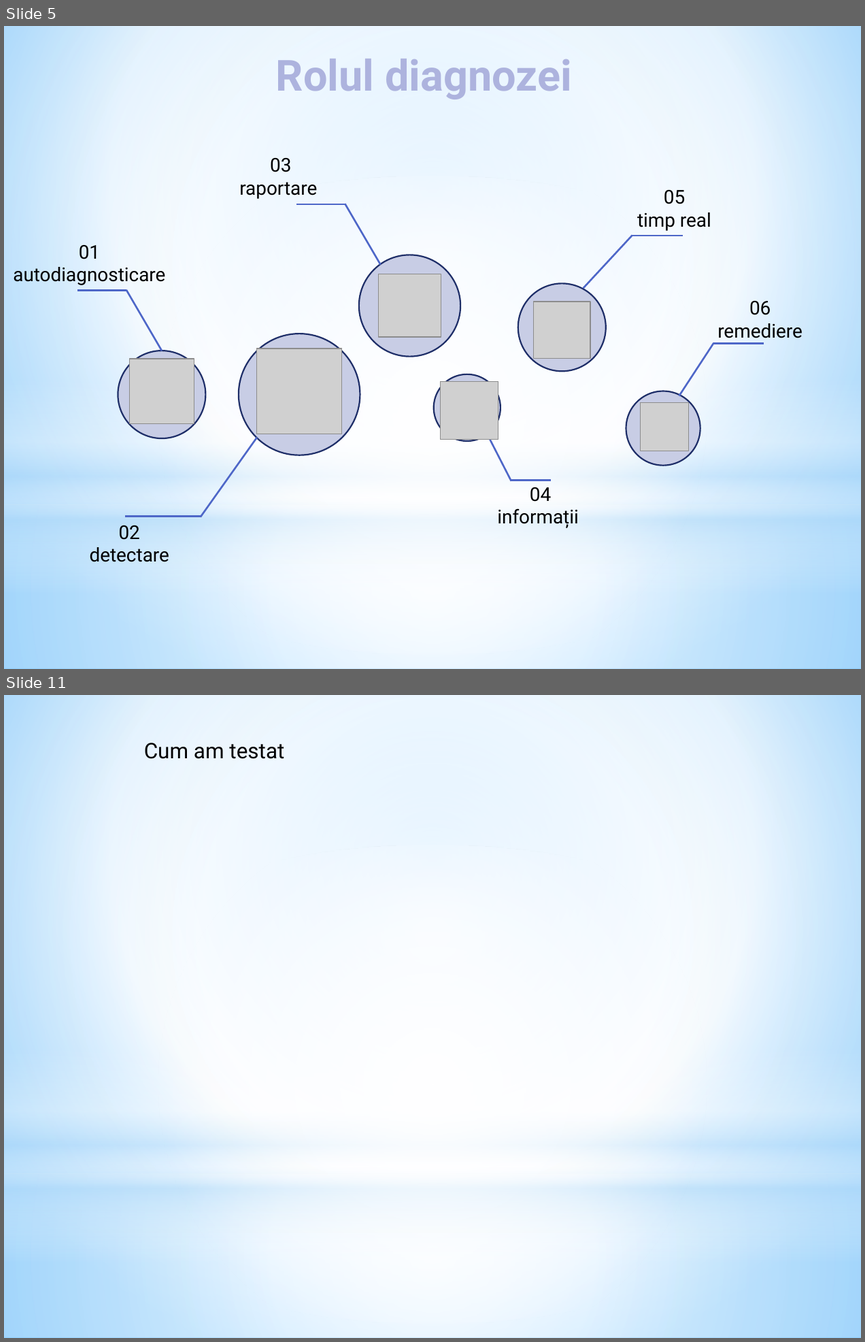
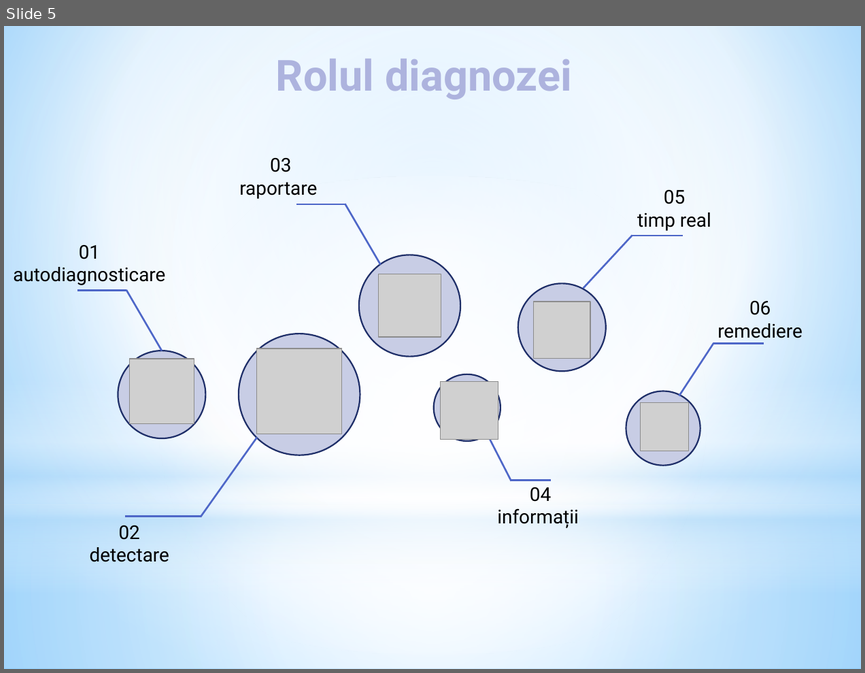
Before and after one commit to MihaiBadescu/Licenta, a slide deck: Licenta.pptx. Shown one above the other, each under a label of ours: slides 5 and 11 before the commit, slide 5 after it; the slides between them are not shown. The pictures are 865x1342 and 865x673 pixels, drawn with LibreOffice and Linux fonts; fonts in the diff are those of the drawing; grey boxes stand for pictures. Boxes give left, top, right and bottom in pixels: in the first picture for what was removed or moved away, otherwise in the second. Text is boxed around its words. In the diff, an @@ line names an element or a change of style, - is before the commit and + after.

```diff
--- a/Licenta.pptx
+++ b/Licenta.pptx
@@ slide 11 removed at box(4, 695, 861, 1338), background gradient #9ED5FF to #FFFFFF to #5BB9FF; not listed: 4 template elements that a slide beside it also shows @@
@@ text removed at box(144, 743, 284, 759) @@
-Cum am testat
```
Also in this commit, not shown: 2 slides changed, 5 slides added, 4 other slides removed.
